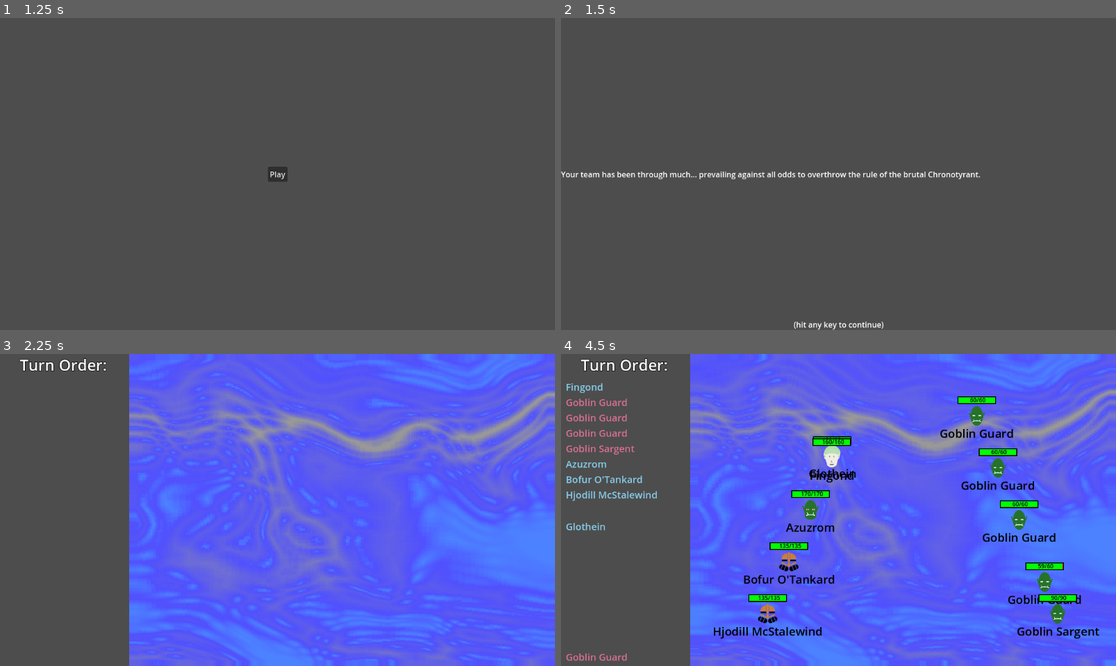
Above: before the commit, frames 1-4 (two rows, left to right).
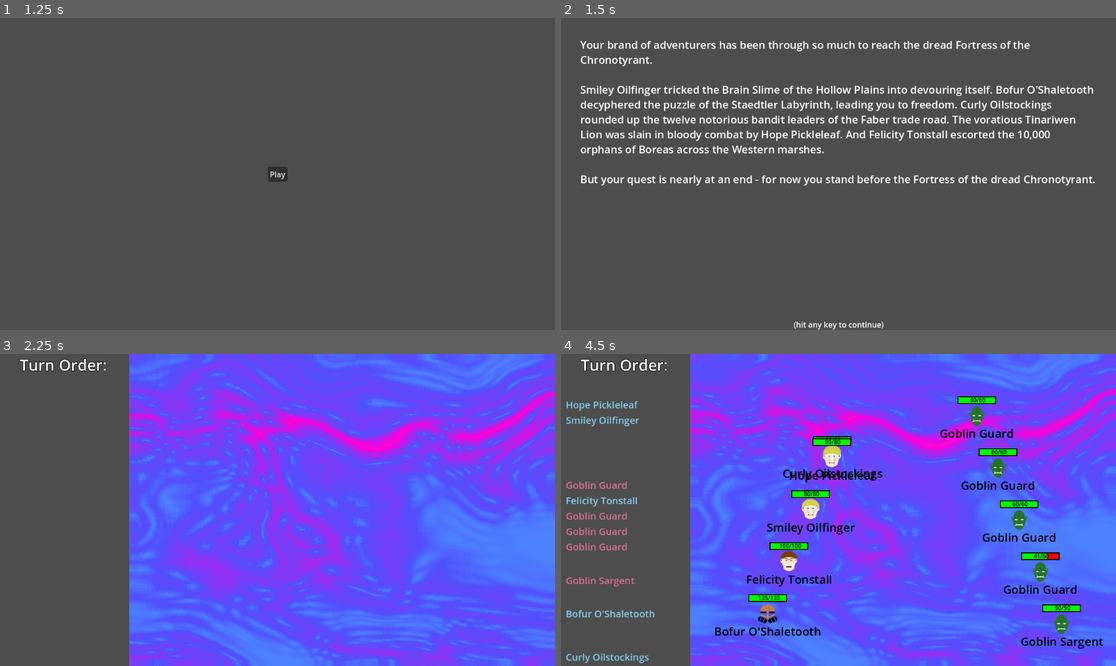
Above: after the commit, the same moments.

Repository: Habidakus/wild-jam-78-erase
Game: Godot game, scene res://Scenes/main.tscn
Two runs of this game, one before a commit and one after it. Both use one fixed random seed, a clock stepped at 60 frames per second and the inputs below. The engine's default icon, where the game draws it, is replaced by a stand-in: a white triangle on a blue panel in a dark square.
Inputs (mouse positions are in pixels of both pictures, inside the frame that each line leads up to):
- Up to frame 1 (1.25 s): tap Enter at 0.5 s; move the mouse to (399, 158) at 0.52 s; click (399, 158) at 0.67 s
- Up to frame 2 (1.5 s): click "Play" at 1.25 s
- Up to frame 3 (2.25 s): tap Enter at 2 s; move the mouse to (166, 525) at 2.02 s; click (166, 525) at 2.17 s
- Up to frame 4 (4.5 s): tap Enter at 2.75 s; move the mouse to (894, 441) at 2.77 s; click (894, 441) at 2.92 s; tap Space at 3.5 s; move the mouse to (810, 572) at 3.52 s; click (810, 572) at 3.67 s; click (1071, 572) at 4.25 s, where only the run before the commit has a clickable "Net"

Frame 1 is identical in both runs. In frame 2, 7.4% of the frame differs, in the area x 0-97%, y 7-54%; in frame 3, 21%; in frame 4, 25%, in the area x 0-100%, y 0-100%.

Commit message:
Added the chronotyrant page

Diff:
--- a/Scenes/main.tscn
+++ b/Scenes/main.tscn
@@ -11,6 +11,7 @@
 [ext_resource type="Script" path="res://Scripts/gamestate_postcombat.gd" id="8_ew0y7"]
 [ext_resource type="Shader" path="res://Art/flowShader.gdshader" id="8_ownyo"]
 [ext_resource type="Script" path="res://Scripts/gamestate_pathselection.gd" id="9_8hvbj"]
+[ext_resource type="Texture2D" uid="uid://bw12xauevdwyr" path="res://Art/Chronotyrant.png" id="12_dih5f"]
 
 [sub_resource type="LabelSettings" id="LabelSettings_68cc5"]
 font_size = 128
@@ -24,7 +25,7 @@
 
 [sub_resource type="Gradient" id="Gradient_s2ytp"]
 offsets = PackedFloat32Array(0, 0.0429448, 0.434049, 1)
-colors = PackedColorArray(0.299968, 0.511606, 1, 1, 0.317647, 0.317647, 1, 1, 0.597176, 0.597176, 0.597176, 1, 0.654232, 0.654232, 0.654232, 1)
+colors = PackedColorArray(0.299968, 0.511606, 1, 1, 0.317647, 0.317647, 1, 1, 0.991639, 0.000291287, 0.874453, 1, 0.931212, 0.549048, 0, 1)
 
 [sub_resource type="GradientTexture1D" id="GradientTexture1D_6k8i5"]
 gradient = SubResource("Gradient_s2ytp")
@@ -156,16 +157,22 @@
 script = ExtResource("5_m5uv5")
 next_state = NodePath("../Combat")
 
-[node name="RichTextLabel" type="RichTextLabel" parent="OverStateMachine/Game/GameStateMachine/LoopExposition"]
-layout_mode = 1
-anchors_preset = 14
-anchor_top = 0.5
-anchor_right = 1.0
-anchor_bottom = 0.5
-offset_top = -11.5
-offset_bottom = 11.5
-grow_horizontal = 2
-grow_vertical = 2
+[node name="MarginContainer" type="MarginContainer" parent="OverStateMachine/Game/GameStateMachine/LoopExposition"]
+layout_mode = 1
+anchors_preset = 15
+anchor_right = 1.0
+anchor_bottom = 1.0
+grow_horizontal = 2
+grow_vertical = 2
+theme_override_constants/margin_left = 40
+theme_override_constants/margin_top = 40
+theme_override_constants/margin_right = 40
+theme_override_constants/margin_bottom = 40
+
+[node name="RichTextLabel" type="RichTextLabel" parent="OverStateMachine/Game/GameStateMachine/LoopExposition/MarginContainer"]
+layout_mode = 2
+theme_override_font_sizes/normal_font_size = 22
+bbcode_enabled = true
 text = "Your team has been through much... prevailing against all odds to overthrow the rule of the brutal Chronotyrant."
 fit_content = true
 
@@ -184,6 +191,7 @@
 text = "(hit any key to continue)"
 
 [node name="Combat" type="Control" parent="OverStateMachine/Game/GameStateMachine"]
+visible = false
 layout_mode = 3
 anchors_preset = 15
 anchor_right = 1.0
@@ -248,7 +256,6 @@
 script = ExtResource("9_8hvbj")
 
 [node name="BossBattle" type="Control" parent="OverStateMachine/Game/GameStateMachine"]
-visible = false
 layout_mode = 3
 anchors_preset = 15
 anchor_right = 1.0
@@ -257,6 +264,75 @@
 grow_vertical = 2
 script = ExtResource("4_jdfnt")
 
+[node name="Arena" type="ColorRect" parent="OverStateMachine/Game/GameStateMachine/BossBattle"]
+material = SubResource("ShaderMaterial_bmtss")
+layout_mode = 1
+anchors_preset = 15
+anchor_right = 1.0
+anchor_bottom = 1.0
+grow_horizontal = 2
+grow_vertical = 2
+size_flags_horizontal = 3
+
+[node name="Sprite2D" type="Sprite2D" parent="OverStateMachine/Game/GameStateMachine/BossBattle"]
+position = Vector2(890, 239)
+texture = ExtResource("12_dih5f")
+
+[node name="Panel" type="ReferenceRect" parent="OverStateMachine/Game/GameStateMachine/BossBattle"]
+layout_mode = 1
+anchors_preset = 15
+anchor_right = 1.0
+anchor_bottom = 1.0
+offset_right = -482.0
+grow_horizontal = 2
+grow_vertical = 2
+
+[node name="MarginContainer" type="MarginContainer" parent="OverStateMachine/Game/GameStateMachine/BossBattle/Panel"]
+layout_mode = 1
+anchors_preset = 15
+anchor_right = 1.0
+anchor_bottom = 1.0
+grow_horizontal = 2
+grow_vertical = 2
+theme_override_constants/margin_left = 30
+theme_override_constants/margin_top = 30
+theme_override_constants/margin_right = 30
+theme_override_constants/margin_bottom = 30
+
+[node name="ColorRect" type="ColorRect" parent="OverStateMachine/Game/GameStateMachine/BossBattle/Panel/MarginContainer"]
+visible = false
+layout_mode = 2
+
+[node name="RichTextLabel" type="RichTextLabel" parent="OverStateMachine/Game/GameStateMachine/BossBattle/Panel/MarginContainer"]
+layout_mode = 2
+theme_override_colors/default_color = Color(0, 0, 0, 1)
+theme_override_colors/font_selected_color = Color(0, 0, 0, 1)
+theme_override_colors/selection_color = Color(0, 0, 0, 1)
+theme_override_font_sizes/normal_font_size = 24
+bbcode_enabled = true
+text = "\"You fools! You think you can defeat me? Me?! With your oh so mortal lives? Muhahaha!
+
+How you posture and lecture about what is good, and moral? To me? Me?!
+
+I have the power of time itself! I shall simply jump through this time portal here and start my life of conquest again. And you think you can follow me? Me?! Why, one of you would have to sacrifice their [b]VERY EXISTANCE[/b] to do so. A fate worse than death, because you wouldn't have ever existed [b]AT ALL[/b].
+
+Muhahaha!\"
+
+[center]... and with that the Chronomancer
+lept through his time portal.[/center]"
+
+[node name="Label" type="Label" parent="OverStateMachine/Game/GameStateMachine/BossBattle"]
+layout_mode = 0
+offset_left = 670.0
+offset_top = 414.0
+offset_right = 1132.0
+offset_bottom = 528.0
+theme_override_colors/font_color = Color(0, 0, 0, 1)
+theme_override_font_sizes/font_size = 48
+text = "The Chronotyrant"
+horizontal_alignment = 1
+vertical_alignment = 1
+
 [node name="Misc" type="Control" parent="OverStateMachine/Game/GameStateMachine"]
 visible = false
 layout_mode = 3
--- a/Scripts/game.gd
+++ b/Scripts/game.gd
@@ -10,13 +10,14 @@
 
 # Called when the node enters the scene tree for the first time.
 func _ready() -> void:
-	rnd.seed = 4115
+	rnd.seed = 41151
 	combat_state_machine_state = find_child("Combat") as SMSCombat
 	combat_state_machine_state.init(self)
 	path_state_machine_state = find_child("PathSelection") as SMSPath
 	path_state_machine_state.init(self, rnd)
 	find_child("PreGame").init(self)
 	find_child("PostCombat").init(self)
+	find_child("LoopExposition").init(self, rnd)
 
 var hero_cgs : EGameState.CalculusGetScore
 var foe_cgs : EGameState.CalculusGetScore
@@ -388,7 +389,7 @@
 
 func initialize_path(_rnd: RandomNumberGenerator) -> void:
 	assert(game_path.is_empty())
-	const path_depth : int = 6
+	const path_depth : int = 3 # 6
 	const path_width : int = 4
 	var wiggle_range : Vector2 = Vector2(0.15 / float(path_depth + 2.0), 0.15 / float(path_width + 2.0))
 	for d : int in range(0, path_depth):
--- a/Scripts/gamestate_pathselection.gd
+++ b/Scripts/gamestate_pathselection.gd
@@ -61,7 +61,12 @@
 
 	if game.current_path_encounter_stat.east.has(path_encounter_stat):
 		game.current_path_encounter_stat = path_encounter_stat
-		our_state_machine.switch_state("Combat")
+		if path_encounter_stat.encounter_type == PathEncounterStat.EncounterType.GATE_FIGHT || path_encounter_stat.encounter_type == PathEncounterStat.EncounterType.REGULAR_FIGHT:
+			our_state_machine.switch_state("Combat")
+		elif path_encounter_stat.encounter_type == PathEncounterStat.EncounterType.CRONOTYRANT:
+			our_state_machine.switch_state("BossBattle")
+		else:
+			assert(false)
 
 var graphic_nodes : Dictionary # <PathEncounterStat, Control>
 func place_paths() -> void:
--- a/Scripts/loop_exposition.gd
+++ b/Scripts/loop_exposition.gd
@@ -1 +1,98 @@
 extends StateMachineState_PressAnyKey
+
+var pre_castle_events : Array[Array] = [
+	[
+		"NAME tricked the Brain Slime of the Hollow Plains into devouring itself.",
+		"You had to waste a year slowly sneaking through the Hollow Plains an inch at a time, just to avoid the dreaded Brain Slime."
+	],
+	[
+		"The voratious Tinariwen Lion was slain in bloody combat by NAME.",
+		"You came across an entire town that had been devoured by the Tinariwen Lion."
+	],
+	[
+		"NAME escorted the 10,000 orphans of Boreas across the Western marshes.",
+		"You were struck wordless for a month when you heard of the tragedy of the Boreas orphans."
+	],
+	[
+		"NAME decyphered the puzzle of the Staedtler Labyrinth, leading you to freedom.",
+		"The craven Staedtler Oracles, decieved by a false prophecy, locked you away in their labyrinth - your liberty gained only earned when they died from internecine fighting."
+	],
+	[
+		"NAME defeated the greedy Governor Tombow in a personal challenge match.",
+		"The vile Governor Tombow keep you locked in his gladitorial arena for a year, before begrudgingly granting your earned freedom."
+	],
+	[
+		"Using unparalleled diplomatic skills, NAME convinced the warring nations of Pentel and Castell to stop their ruinous conflict.",
+		"You were brought to tears while marching through the war ravaged nations of Pentel and Cestell, their populations devistated, their cities in ruins."
+	],
+	[
+		"NAME rounded up the twelve notorious bandit leaders of the Faber trade road.",
+		"You were force to detoured through the Mono Sand Swamps - an extreme choice, but not as frought as endouring the once-famous Faber trade road which was now a bandit plagued gauntlet."
+	]
+]
+
+var game : Game
+var hero_event_binding : Dictionary # <event index, hero ID>
+var event_order : Array[int]
+var event_shuffle : Array[Array]
+
+func init(_game : Game, rnd : RandomNumberGenerator) -> void:
+	game = _game
+	for i : int in range(0, pre_castle_events.size()):
+		var order : float = rnd.randf()
+		event_shuffle.append([i, order])
+	event_shuffle.sort_custom(func(a, b) : return a[1] < b[1])
+
+func enter_state() -> void:
+	super.enter_state()
+
+	if event_order.is_empty():
+		var index : int = 0
+		assert(game.heroes.size() > 0)
+		for hero : UnitStats in game.heroes:
+			hero_event_binding[event_shuffle[index][0]] = hero.id
+			event_order.append(event_shuffle[index][0])
+			index += 1
+
+	var text : RichTextLabel = find_child("RichTextLabel") as RichTextLabel
+	text.text = "Your brand of adventurers has been through so much to reach the dread Fortress of the Chronotyrant.\n\n"
+	var success_text : Array[String]
+	var failure_text : Array[String]
+	for event_index : int in event_order:
+		var hero_id : int = hero_event_binding[event_index]
+		var matching_heroes : Array[UnitStats] = game.heroes.filter(func(a) : return a.id == hero_id)
+		if matching_heroes.is_empty():
+			failure_text.append(pre_castle_events[event_index][1])
+		elif matching_heroes.size() == 1:
+			var hero : UnitStats = matching_heroes[0]
+			var line : String = pre_castle_events[event_index][0] as String
+			if line.substr(0, 4) == "NAME":
+				line = "+" + line
+			success_text.append(line.replace("NAME", hero.unit_name))
+	for i : int in range(0, success_text.size()):
+		if i == 0:
+			text.text += success_text[i].replace("+", "")
+		elif i == success_text.size() - 1:
+			text.text += " And "
+			var first_letter : String = success_text[i].substr(0, 1)
+			var rest : String = success_text[i].substr(1)
+			if first_letter != "+":
+				text.text += first_letter.to_lower()
+			text.text += rest
+		else:
+			text.text += " " + success_text[i].replace("+", "")
+	if !failure_text.is_empty():
+		text.text += "\n\nBut for all your valour, the journey across the lands was heartbreaking. "
+		for j : int in range(0, failure_text.size()):
+			if j == 0:
+				text.text += failure_text[j]
+			elif j == failure_text.size() - 1:
+				text.text += " And "
+				var first_letter : String = failure_text[j].substr(0, 1)
+				var rest : String = failure_text[j].substr(1)
+				text.text += first_letter.to_lower()
+				text.text += rest
+			else:
+				text.text += " " + failure_text[j]
+
+	text.text += "\n\nBut your quest is nearly at an end - for now you stand before the Fortress of the dread Chronotyrant."
Binary file added: Art/Chronotyrant.png
Not shown, added: Art/Chronotyrant.png.import
Not shown: 1 places in Scenes/main.tscn that only renumber resources
